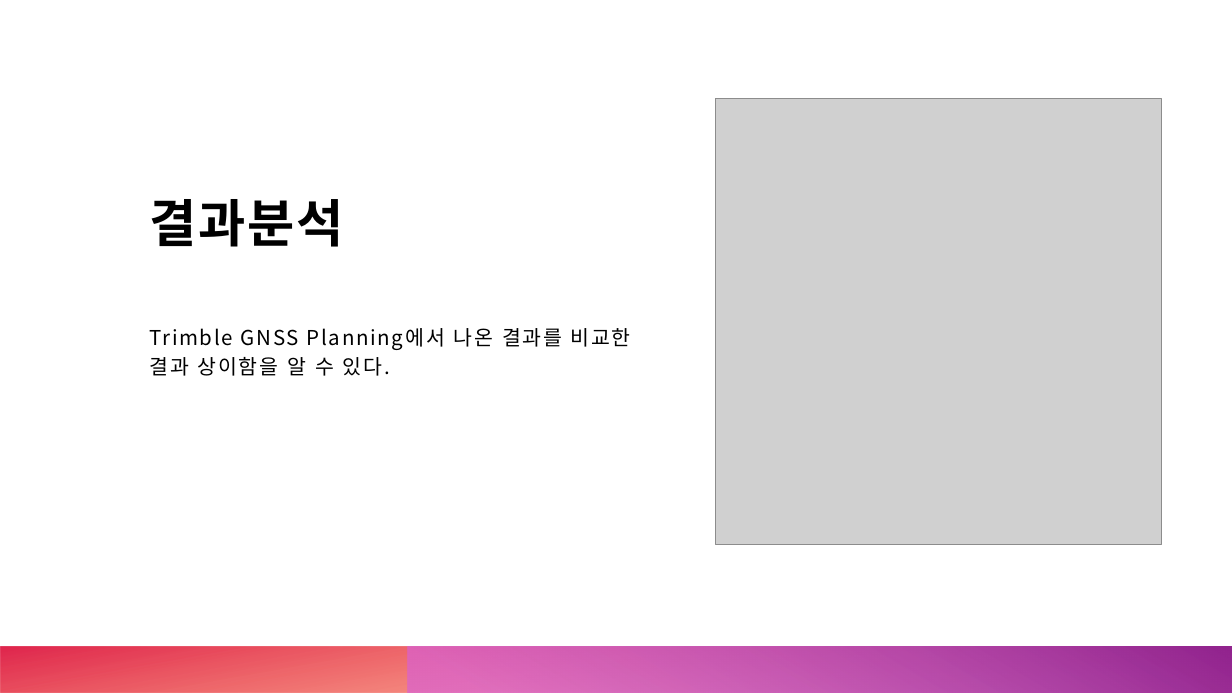
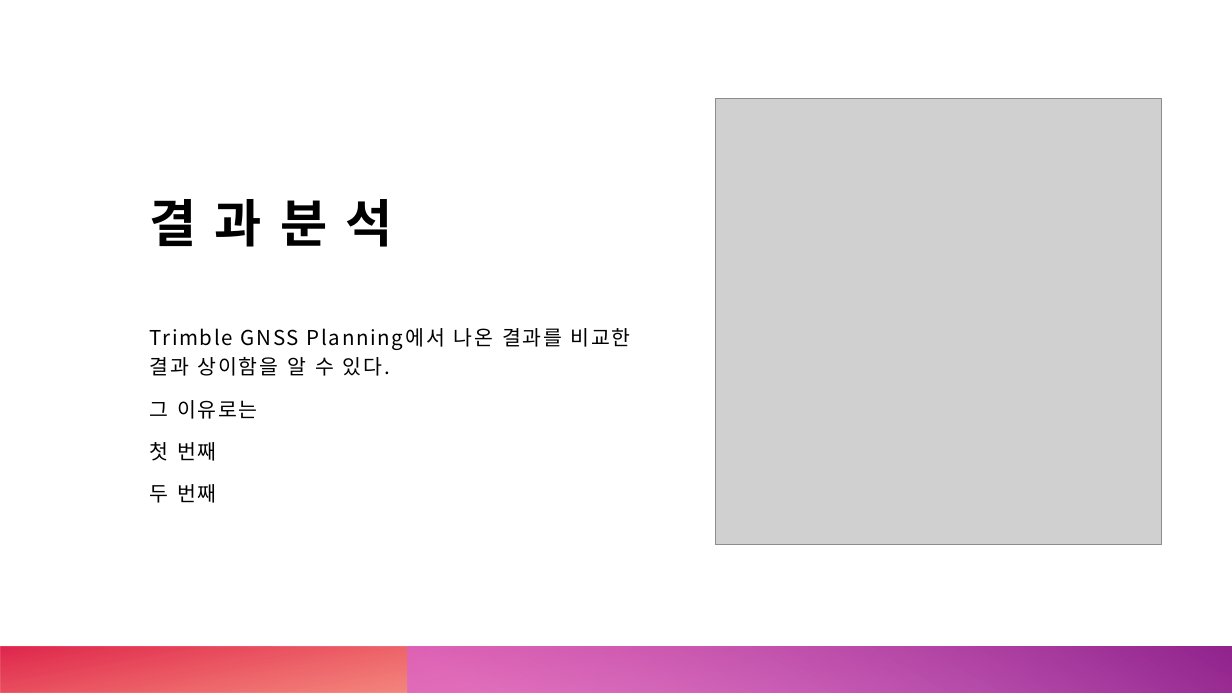
Before and after one commit to jinjiins/Lee_Seungjin_21011323, a slide deck: slide 6 of Astronamics이승진(21011323).pptx. Drawn at 1232x693 pixels with LibreOffice and Linux fonts; fonts in the diff are those of the drawing; grey boxes stand for pictures. Boxes give left, top, right and bottom in pixels: in the first picture for what was removed or moved away, otherwise in the second. Text is boxed around its words. In the diff, an @@ line names an element or a change of style, - is before the commit and + after.

```diff
--- a/Astronamics이승진(21011323).pptx
+++ b/Astronamics이승진(21011323).pptx
@@ title at bbox=[150, 199, 393, 247]: spaces changed @@
-결과분석
+결 과 분 석
@@ text at bbox=[150, 400, 258, 503]: paragraphs added @@
+그 이유로는
+첫 번째
+두 번째
```
Also in this commit, not shown: 3 other slides changed, 2 other files.
